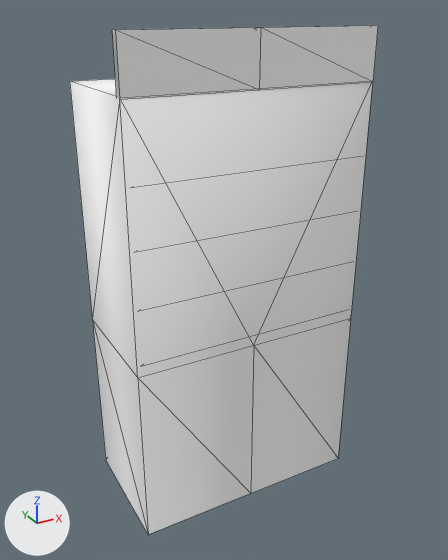
Renders of the glTF model public/3d/item/model__item__shop.ofs_3799_0/3799kg_sh1_22.gltf from each side of a commit.
One viewpoint serves both versions: a camera (50 mm lens) standing at (-1.36, -2.5, 2.37) and looking at (0.0, -0.02, 1.12). The lights are fixed; the arrows at lower left show +X, +Y and +Z. The first picture is the older version. Mesh edges are drawn as thin lines.

In view in the first picture: '3799kg_sh1_22'.
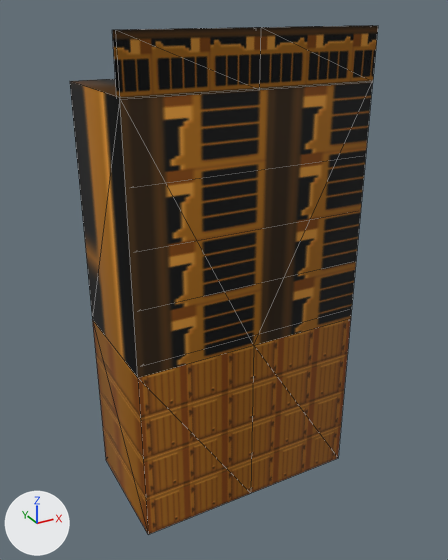
Location of each change, [x1, y1, x2, y2] in pixels of the pictures (448 x 560 px):
'3799kg_sh1_22', surface changed (white to brown): [70, 25, 378, 534] in both

What the commit changed:
Picture 'sh1_22_0' (img_sh1_22_0) is new.
Picture 'sh1_22_1' (img_sh1_22_1) is new.
In material 'sh1_22_1' (mat_sh1_22_1), base_color is no longer (1.0, 1.0, 1.0), white #ffffff.
In material 'sh1_22_1' (mat_sh1_22_1), texture is now set to img_sh1_22_1.
In material 'sh1_22_0' (mat_sh1_22_0), base_color is no longer (1.0, 1.0, 1.0), white #ffffff.
In material 'sh1_22_0' (mat_sh1_22_0), texture is now set to img_sh1_22_0.
